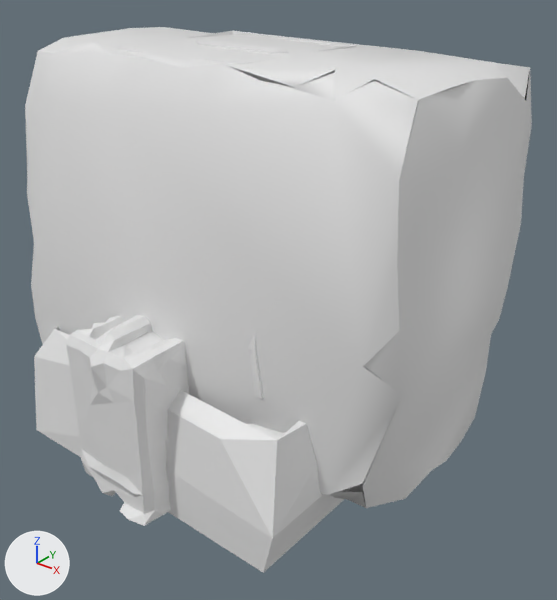
One commit to the glTF model public/assets/models/parts/building.glb: the scene before it, then after it.
The view is the same before and after, from a camera (50 mm lens) standing at (1.131, -1.288, 0.704) and looking at (0.092, 0.011, -0.101). The axes (+X, +Y, +Z) are drawn at lower left. The lights are the same throughout. The first picture is the older version.

The first picture shows 'ac_a', 'chimney_a', 'mass_a', 'mass_b'.
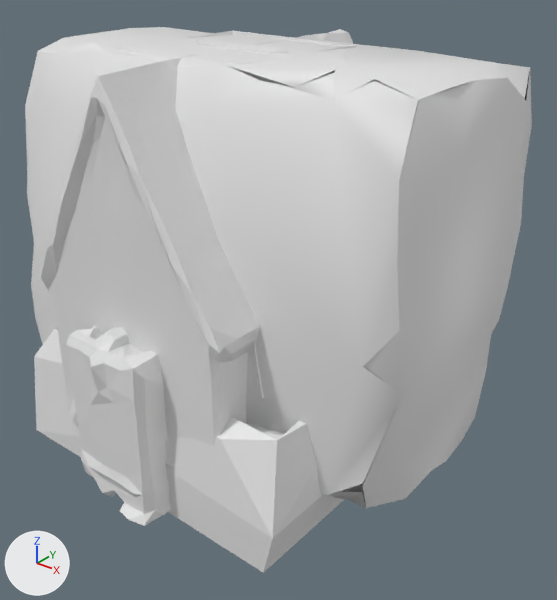
Commit message: §5am 續:masslow_a / masslow_b 兩顆低矮量體節點出貨

Changed parts and their boxes (x1, y1, x2, y2) in the pictures (557 x 600 px):
'masslow_a', added: after (40, 29, 353, 470)

Patch to the scene script:
```diff
--- a/public/assets/models/parts/building.glb.py
+++ b/public/assets/models/parts/building.glb.py
@@ me_masslow_a @@
+me_masslow_a.from_pydata(...)  # 1452 vertices, 2900 faces; spans x -0.279..0.279, y -0.399..0.399, z -0.475..0.475
@@ ob_masslow_a @@
+ob_masslow_a = bpy.data.objects.new('masslow_a', me_masslow_a)
+ob_masslow_a.location = (0.0, 0.0, 0.0)
```
